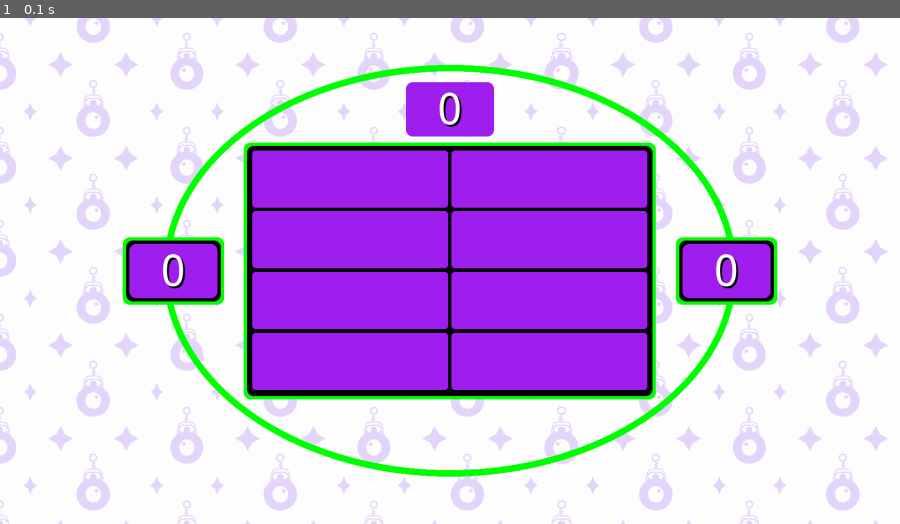
Above: before the commit, frame 1.
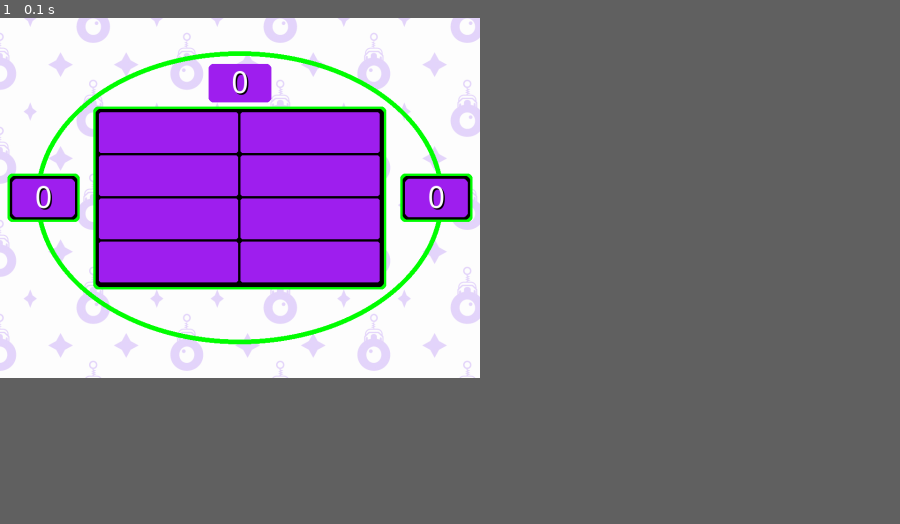
Above: after the commit, the same moment.

Repository: spierepf/FandomFeud
Game: pygame game, started from main_game/server.py
Same seed, same stepped clock (60 frames per second), same inputs: the game is played once before the commit and once after it.
Inputs:
- Up to frame 1 (0.1 s): no input
In our replay, the window is 900x506 before the commit and 480x360 after it. These sizes can differ from the game's own. Grey fills any space a smaller window leaves; there, only what the larger window draws over its background counts as a difference.

The runs differ from the first frame. In frame 1, 39% of the frame differs, in the area x 0-99%, y 0-100%.

Commit message:
Changed default screen size

Diff:
--- a/fast_money/server.py
+++ b/fast_money/server.py
@@ -32,8 +32,8 @@
     size_x = infoObject.current_w
     size_y = infoObject.current_h
 else:
-    size_x = 1920
-    size_y = 1080
+    size_x = 1024
+    size_y = 768
     SCREEN = pygame.display.set_mode([size_x, size_y])
 
 # Run until the user asks to quit
--- a/main_game/server.py
+++ b/main_game/server.py
@@ -32,8 +32,8 @@
     size_x = infoObject.current_w
     size_y = infoObject.current_h
 else:
-    size_x = 1920
-    size_y = 1080
+    size_x = 1024
+    size_y = 768
     SCREEN = pygame.display.set_mode([size_x, size_y])
 
 # Run until the user asks to quit
